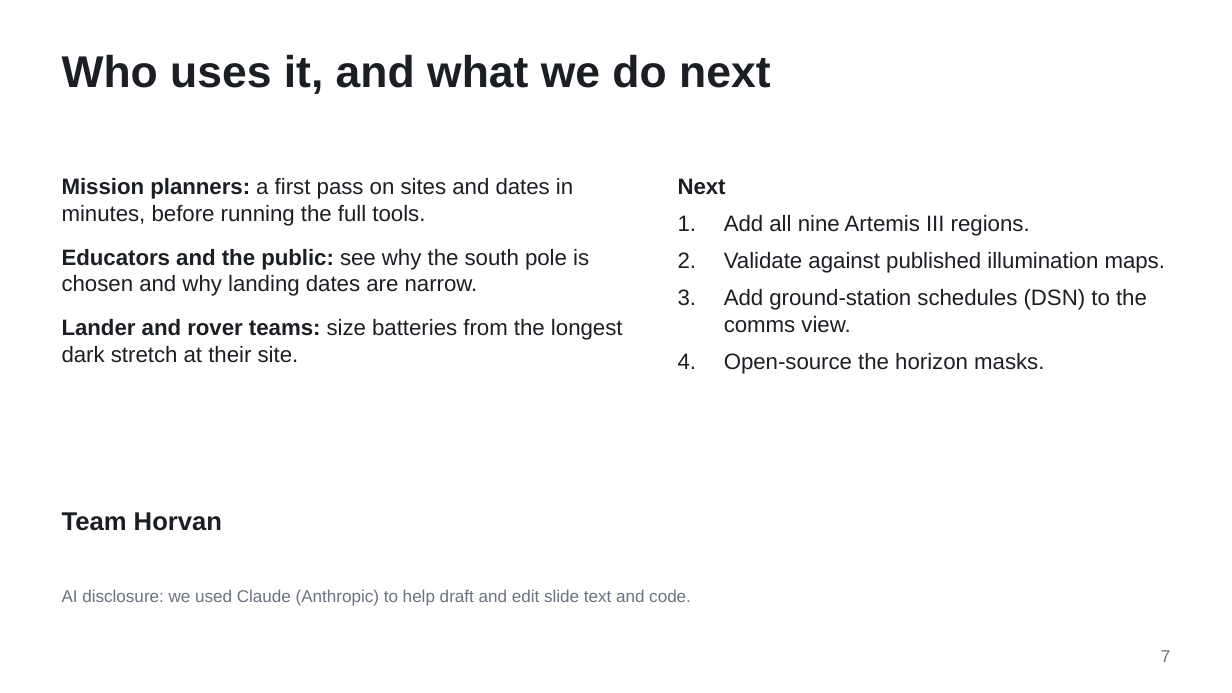
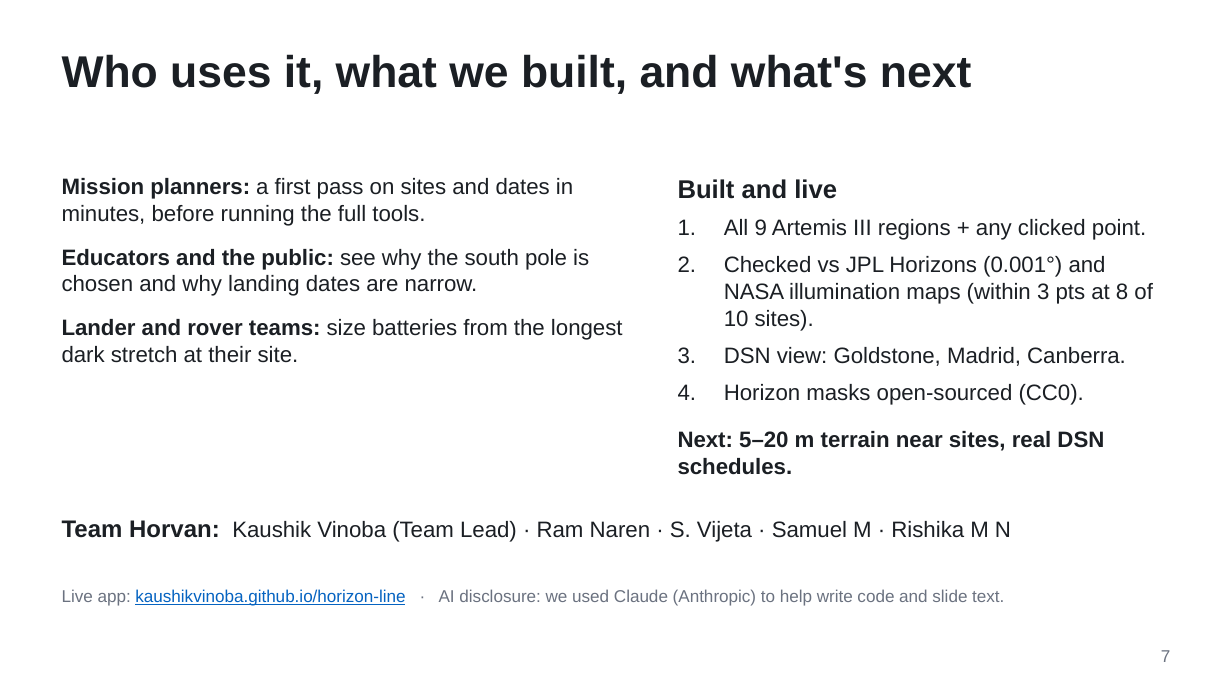
Before and after one commit to kaushikvinoba/horizon-line, a slide deck: slide 7 of docs/Horvan_LunarLandingSiteNavigator.pptx. Drawn at 1232x693 pixels with LibreOffice and Linux fonts; fonts in the diff are those of the drawing. Boxes give left, top, right and bottom in pixels: in the first picture for what was removed or moved away, otherwise in the second. Text is boxed around its words. In the diff, an @@ line names an element or a change of style, - is before the commit and + after.

```diff
--- a/docs/Horvan_LunarLandingSiteNavigator.pptx
+++ b/docs/Horvan_LunarLandingSiteNavigator.pptx
@@ text at bbox=[62, 54, 971, 94]: text changed @@
-Who uses it, and what we do next
+Who uses it, what we built, and what's next
@@ text at bbox=[678, 179, 1153, 475]: text changed @@
-Next
-1. Add all nine Artemis III regions.
-2. Validate against published illumination maps.
-3. Add ground-station schedules (DSN) to the comms view.
-4. Open-source the horizon masks.
+Built and live
+1. All 9 Artemis III regions + any clicked point.
+2. Checked vs JPL Horizons (0.001°) and NASA illumination maps (within 3 pts at 8 of 10 sites).
+3. DSN view: Goldstone, Madrid, Canberra.
+4. Horizon masks open-sourced (CC0).
+Next: 5–20 m terrain near sites, real DSN schedules.
@@ text at bbox=[62, 520, 1011, 542]: text changed; size 15 to 13 pt; bold off @@
-Team Horvan
+Team Horvan: Kaushik Vinoba (Team Lead) · Ram Naren · S. Vijeta · Samuel M · Rishika M N
@@ text at bbox=[62, 589, 1004, 606]: text changed @@
-AI disclosure: we used Claude (Anthropic) to help draft and edit slide text and code.
+Live app: kaushikvinoba.github.io/horizon-line · AI disclosure: we used Claude (Anthropic) to help write code and slide text.
```
Also in this commit, not shown: 3 other files.
